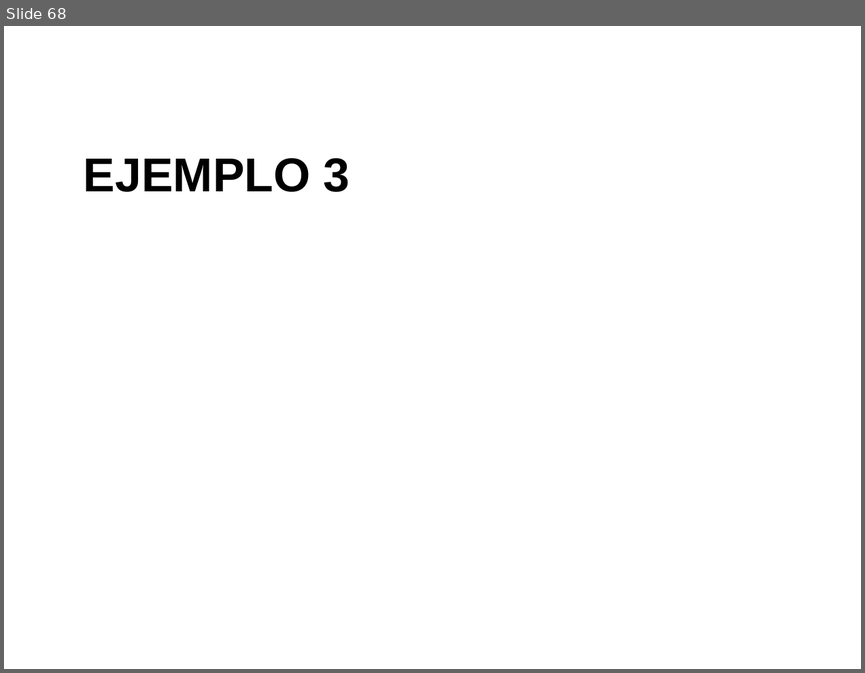
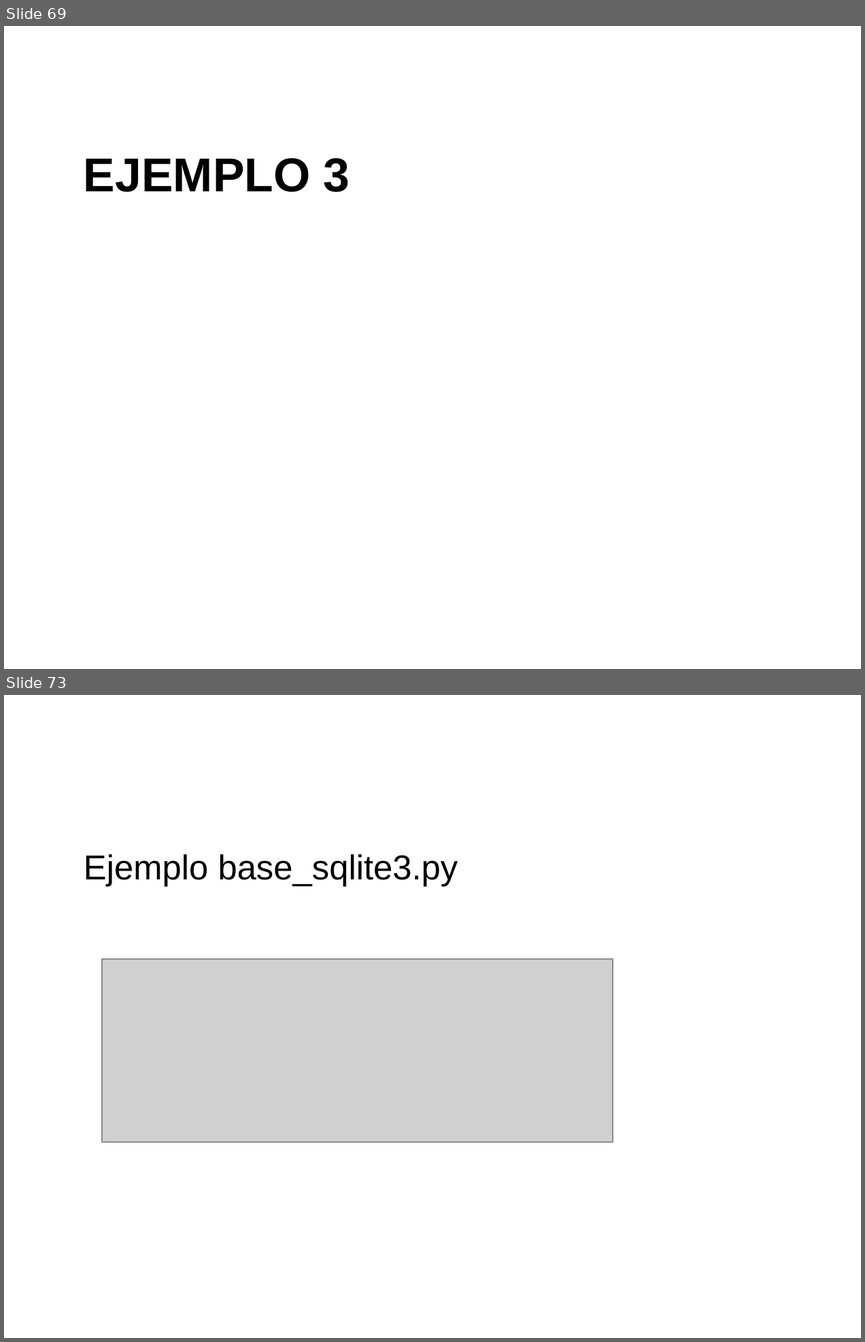
Before and after one commit to javacasm/CursoPythonCompleto, a slide deck: Base_de_Datos/BaseDeDatosPython.odp. Shown one above the other, each under a label of ours: slide 68 before the commit, slides 69 and 73 after it; the slides between them are not shown. The pictures are 865x673 and 865x1342 pixels, drawn with LibreOffice and Linux fonts; fonts in the diff are those of the drawing; grey boxes stand for pictures. Boxes give left, top, right and bottom in pixels: in the first picture for what was removed or moved away, otherwise in the second. Text is boxed around its words. In the diff, an @@ line names an element or a change of style, - is before the commit and + after.

Commit message:
sqlite3

```diff
--- a/Base_de_Datos/BaseDeDatosPython.odp
+++ b/Base_de_Datos/BaseDeDatosPython.odp
@@ slide 73 added at bbox=[4, 695, 861, 1338], background #FFFFFF @@
@@ text added at bbox=[84, 854, 458, 887], 32 pt, text #000000 @@
+Ejemplo base_sqlite3.py
@@ picture added at bbox=[102, 959, 613, 1141] @@
@@ what was slide 68 is now slide 69 @@
```
Also in this commit, not shown: 4 slides changed, 11 other slides added, 5 other files.
